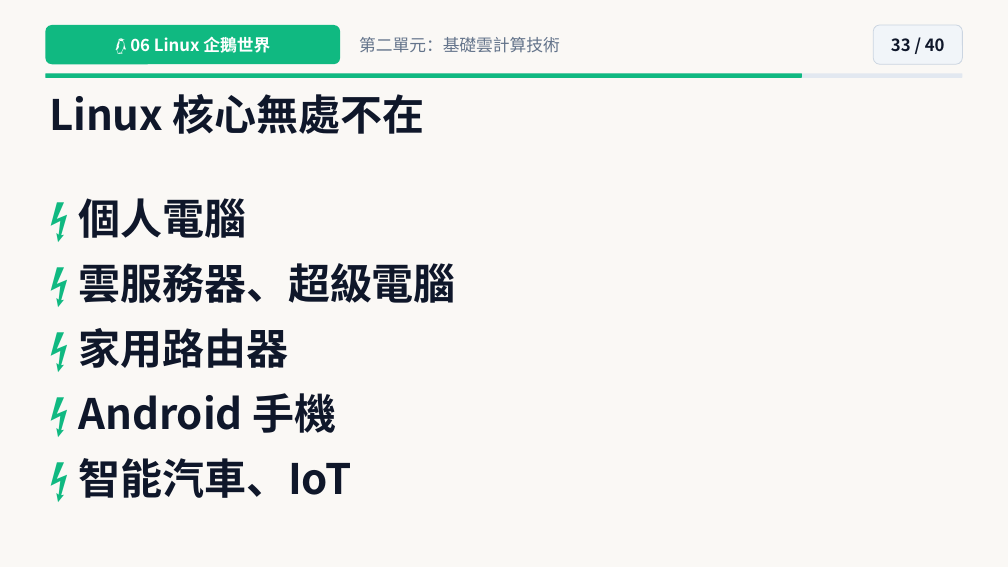
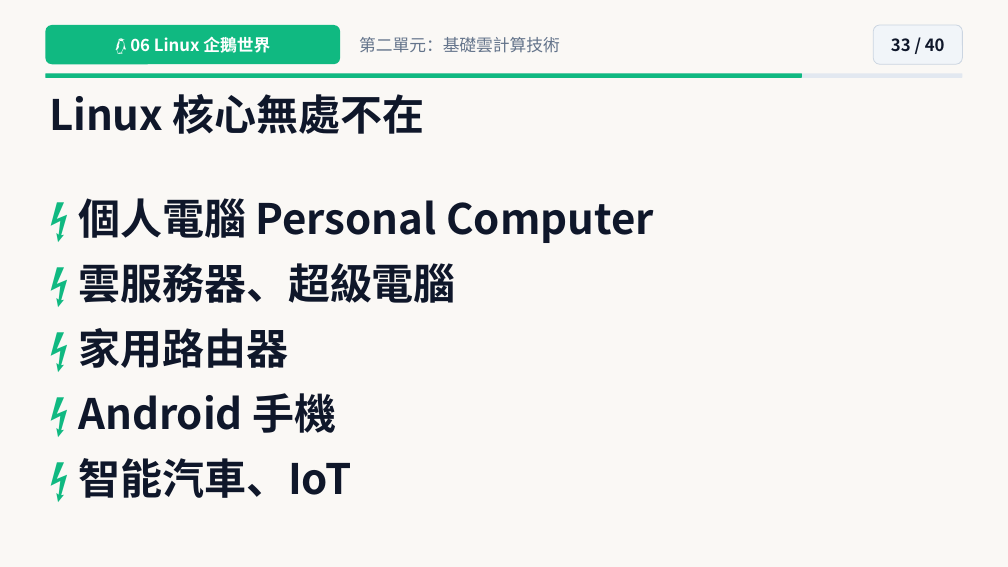
Before and after one commit to joe-ging/seed-cloud-curriculum, a slide deck: slide 33 of downloads/Deck01_Cloud_Level2_NextGen_Pixar_Theme.pptx. Drawn at 1008x567 pixels with LibreOffice and Linux fonts; fonts in the diff are those of the drawing. Boxes give left, top, right and bottom in pixels: in the first picture for what was removed or moved away, otherwise in the second. Text is boxed around its words. In the diff, an @@ line names an element or a change of style, - is before the commit and + after.

```diff
--- a/downloads/Deck01_Cloud_Level2_NextGen_Pixar_Theme.pptx
+++ b/downloads/Deck01_Cloud_Level2_NextGen_Pixar_Theme.pptx
@@ text at [78, 198, 654, 243]: text changed @@
-⚡ 個人電腦
+⚡ 個人電腦 Personal Computer
```
Also in this commit, not shown: 22 other slides changed, 24 other files.
